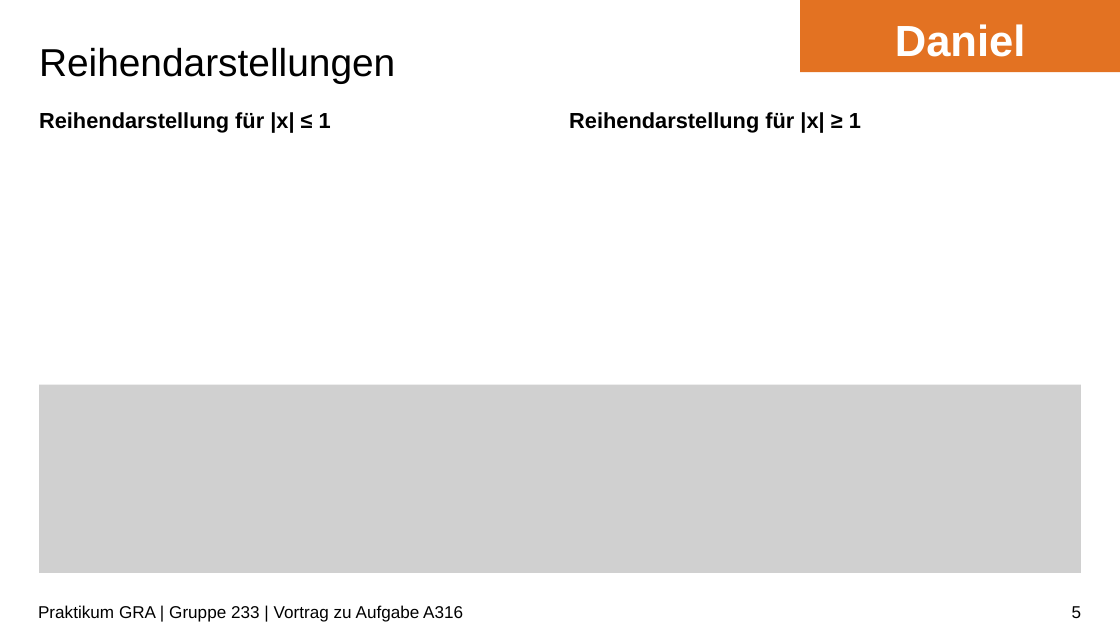
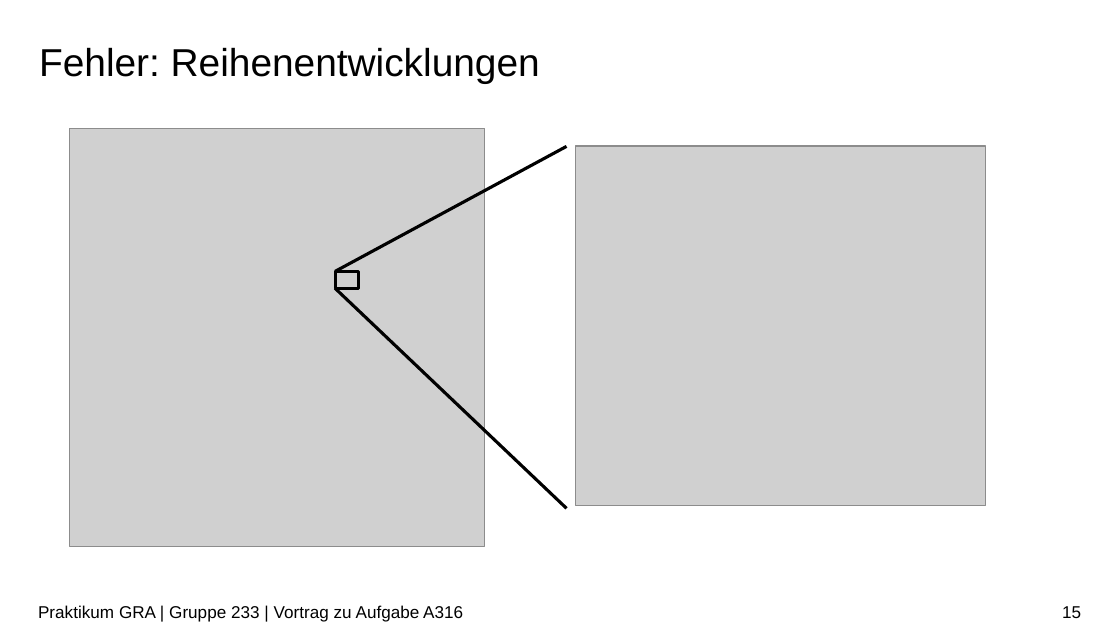
Before and after one commit to ludwiggr/ArSinH, a slide deck: slide 15 of Vortrag/Vortrag.pptx (slide 5 before the commit). Drawn at 1120x630 pixels with LibreOffice and Linux fonts; fonts in the diff are those of the drawing; grey boxes stand for pictures; background and template pictures are left out. Boxes give left, top, right and bottom in pixels: in the first picture for what was removed or moved away, otherwise in the second. Text is boxed around its words. In the diff, an @@ line names an element or a change of style, - is before the commit and + after.

```diff
--- a/Vortrag/Vortrag.pptx
+++ b/Vortrag/Vortrag.pptx
@@ rectangle removed at [800,0,1120,72] @@
-Daniel
@@ title at [39,47,540,83]: text changed @@
-Reihendarstellungen
+Fehler: Reihenentwicklungen
@@ text removed at [39,112,331,133] @@
-Reihendarstellung für |x| ≤ 1
@@ text removed at [569,112,861,133] @@
-Reihendarstellung für |x| ≥ 1
@@ picture added at [69,129,485,547] @@
@@ line added from (335, 271) to (567, 147), #000000 2 pt @@
@@ picture added at [575,146,986,505] @@
@@ rectangle added at [335,271,358,288], outline #000000 2 pt @@
@@ line added from (335, 288) to (567, 508), #000000 2 pt @@
@@ picture removed at [39,384,1081,572] @@
@@ page number at [1062,606,1081,618]: text changed @@
-5
+15
```
Also in this commit, not shown: 16 other slides changed, 4 slides added, 7 slides removed, 1 other file.
